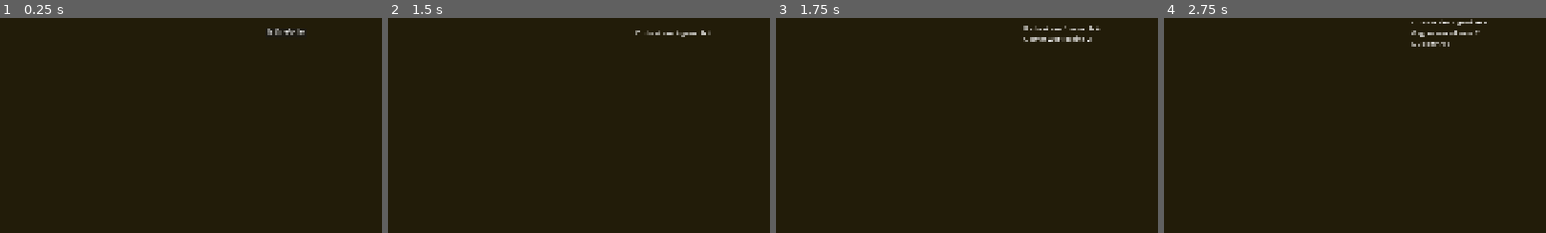
Above: before the commit, frames 1-4 (left to right).
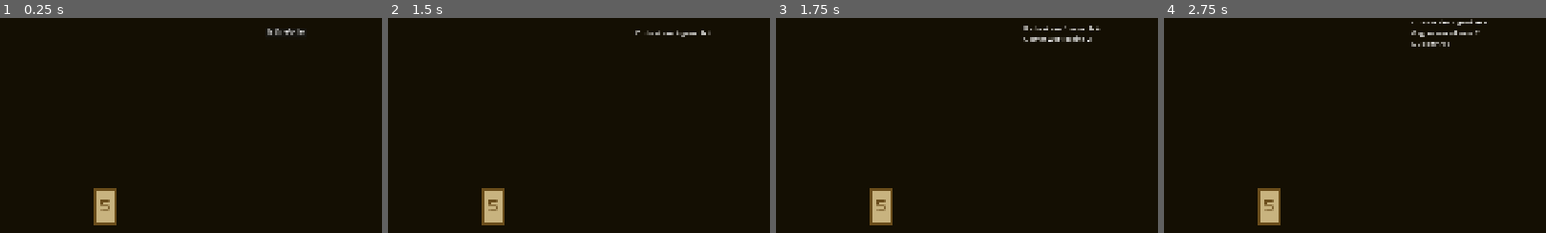
Above: after the commit, the same moments.

Repository: Dobix/godot-nostra
Game: Godot game, scene res://scenes/nostra/nostra_game.tscn
The game is run twice, just before and just after one commit, with the same random seed, the same clock (stepped at 60 frames per second) and the same inputs. This scene is started directly instead of the project's main scene.
Inputs (mouse positions are % of the whole screen's width and height, from its top left):
- Up to frame 1 (0.25 s): no input
- Up to frame 2 (1.5 s): click "Würfeln" at 0.5 s; tap Enter at 1.25 s; move the mouse to (72, 45) at 1.27 s; hold D (right) from 1.28 s (still down); tap E (Interact) at 1.35 s; click (72, 45) at 1.42 s
- Up to frame 3 (1.75 s): keep holding D (right)
- Up to frame 4 (2.75 s): tap Space at 2 s; move the mouse to (30, 55) at 2.02 s; release D (right) at 2.03 s; hold S (down) from 2.03 s (still down); click (30, 55) at 2.1 s
The pictures show only the part of the screen within x 13-63%, y 47-97%; the shares and areas given below are measured in that part.

The runs differ from the first frame. In frame 1, 1.0% of the frame differs, in the area x 24-31%, y 79-97%; in frame 2, 1.0%; in frame 3, 1.0%; in frame 4, 1.0%.

Commit message:
added deck_pile_sum

Diff:
--- a/scenes/nostra/nostra_game.tscn
+++ b/scenes/nostra/nostra_game.tscn
@@ -25,6 +25,14 @@
 _data = [Vector2(0, -1), 0.0, 6.0, 0, 0, Vector2(0.5, 1.49012e-08), 0.0, 0.0, 0, 0, Vector2(1, 1), 6.0, 0.0, 0, 0]
 point_count = 3
 
+[sub_resource type="StyleBoxFlat" id="StyleBoxFlat_65yto"]
+bg_color = Color(0.784873, 0.700325, 0.498577, 1)
+border_width_left = 5
+border_width_top = 5
+border_width_right = 5
+border_width_bottom = 5
+border_color = Color(0.415326, 0.303634, 0.107925, 1)
+
 [node name="Nostra_Game" type="CanvasLayer"]
 script = ExtResource("1_ddfj3")
 
@@ -34,7 +42,7 @@
 anchor_bottom = 1.0
 grow_horizontal = 2
 grow_vertical = 2
-color = Color(0.134493, 0.108744, 0.0369472, 1)
+color = Color(0.0784314, 0.0588235, 0.0117647, 1)
 
 [node name="Enemy_Info" type="HBoxContainer" parent="."]
 custom_minimum_size = Vector2(0, 300)
@@ -116,15 +124,15 @@
 rotation_curve = SubResource("Curve_d8jua")
 
 [node name="Hand" type="ColorRect" parent="."]
-custom_minimum_size = Vector2(600, 180)
+custom_minimum_size = Vector2(600, 300)
 anchors_preset = 7
 anchor_left = 0.5
 anchor_top = 1.0
 anchor_right = 0.5
 anchor_bottom = 1.0
-offset_left = -300.0
-offset_top = -180.0
-offset_right = 300.0
+offset_left = -400.0
+offset_top = -300.0
+offset_right = 400.0
 grow_horizontal = 2
 grow_vertical = 0
 size_flags_horizontal = 4
@@ -134,6 +142,39 @@
 hand_curve = SubResource("Curve_a0bb1")
 rotation_curve = SubResource("Curve_gk84w")
 
+[node name="Deck_Pile" type="Panel" parent="."]
+custom_minimum_size = Vector2(60, 90)
+anchors_preset = -1
+anchor_left = 0.263
+anchor_top = 1.0
+anchor_right = 0.263
+anchor_bottom = 1.0
+offset_left = -28.96
+offset_top = -149.0
+offset_right = 31.04
+offset_bottom = -59.0
+grow_horizontal = 2
+grow_vertical = 0
+theme_override_styles/panel = SubResource("StyleBoxFlat_65yto")
+
+[node name="Deck_Pile_Sum" type="Label" parent="Deck_Pile"]
+layout_mode = 1
+anchors_preset = 8
+anchor_left = 0.5
+anchor_top = 0.5
+anchor_right = 0.5
+anchor_bottom = 0.5
+offset_left = -7.0
+offset_top = -8.0
+offset_right = 7.0
+offset_bottom = 8.0
+grow_horizontal = 2
+grow_vertical = 2
+theme_override_colors/font_color = Color(0.415686, 0.301961, 0.109804, 1)
+theme_override_fonts/font = ExtResource("2_ddfj3")
+theme_override_font_sizes/font_size = 32
+text = "5"
+
 [node name="Dice_result" type="Label" parent="."]
 anchors_preset = 8
 anchor_left = 0.5
--- a/scripts/nostra/card.gd
+++ b/scripts/nostra/card.gd
@@ -18,8 +18,7 @@
 
 
 func get_scaled_size(hand_size: Vector2) -> Vector2:
-	var scale_factor := 0.9  # 90 % der Höhe
-	var card_height := hand_size.y * scale_factor
+	var card_height := hand_size.y
 	var aspect_ratio := 120.0 / 180.0  # original width / height
 	return Vector2(card_height * aspect_ratio, card_height)
 
--- a/scripts/nostra/hand.gd
+++ b/scripts/nostra/hand.gd
@@ -16,24 +16,6 @@
 @export var on_card_dbl_click: Callable
 
 @export var allowed_to_interact := false
-
-
-func _ready() -> void:
-	_update_hand_size()
-
-func _notification(what):
-	if what == NOTIFICATION_RESIZED:
-		_update_hand_size()
-		_update_cards()
-
-
-func _update_hand_size() -> void:
-	var screen_size = get_viewport().get_visible_rect().size
-	size = Vector2(screen_size.x * 0.50, screen_size.y * 0.30)
-	position = Vector2(
-		(screen_size.x - size.x) / 2,
-		screen_size.y - size.y
-	)
 
 func draw_card(card_data: CardData) -> void:
 	var new_card = CARD.instantiate()
--- a/scripts/nostra/nostra_game.gd
+++ b/scripts/nostra/nostra_game.gd
@@ -39,6 +39,7 @@
 
 var player_discard_pile: Array[CardData] = []
 var npc_discard_pile: Array[CardData] = []
+var discard
 
 var round_just_ended := false
 
@@ -285,6 +286,8 @@
 		var card_data: CardData = player_deck.pop_front()
 		player_hand.append(card_data)
 		hand.draw_card(card_data)
+		$Deck_Pile/Deck_Pile_Sum.text = str(player_deck.size())
+		print(player_deck.size())
 
 	if not npc_deck.is_empty():
 		var card_data: CardData = npc_deck.pop_front()
Not shown: 1 places in scenes/nostra/nostra_game.tscn that only renumber resources
